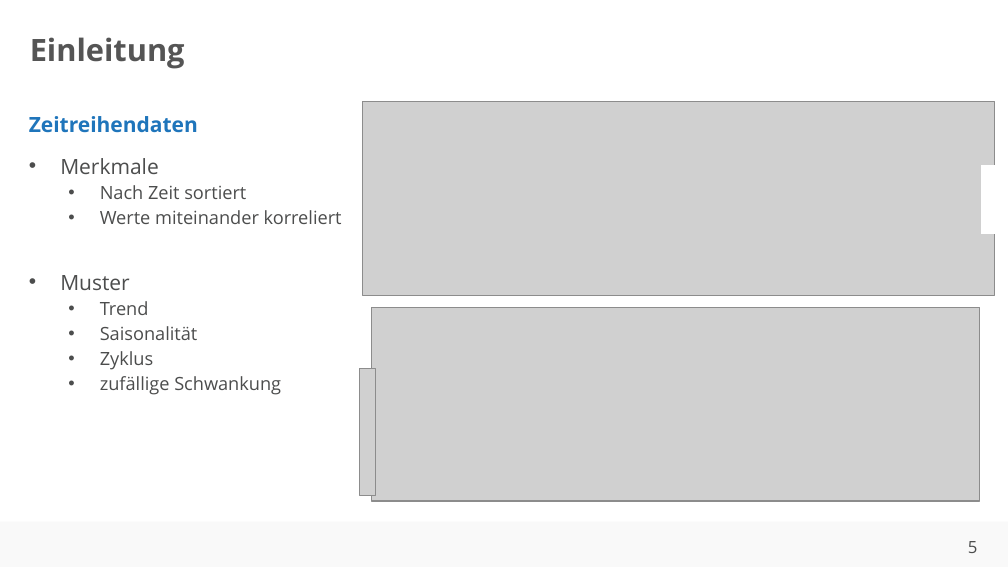
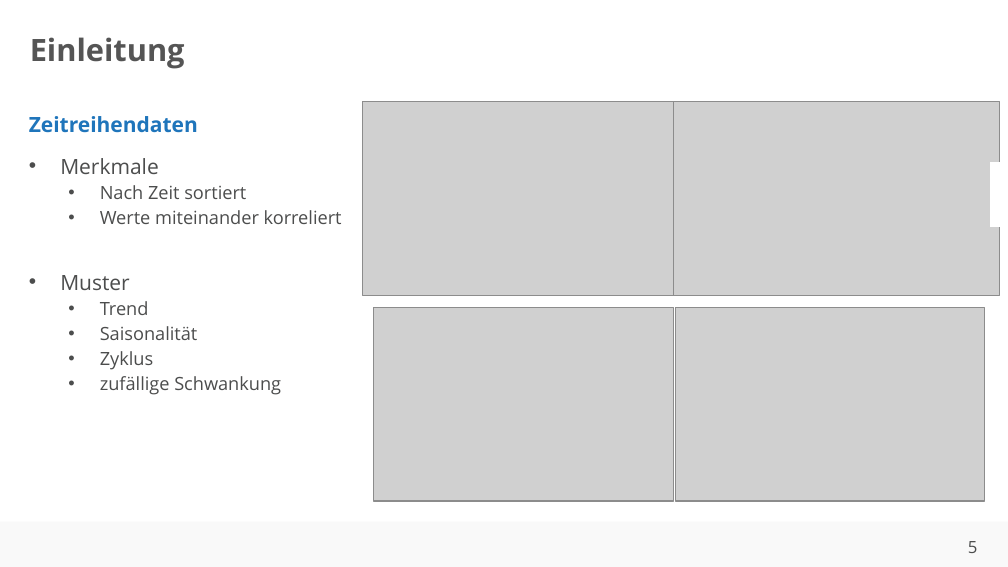
Before and after one commit to ahndavin/Abschlussarbeit_Bachelor, a slide deck: slide 5 of Kolloquium/Kolloquium.pptx. Drawn at 1008x567 pixels with LibreOffice and Linux fonts; fonts in the diff are those of the drawing; grey boxes stand for pictures; background and template pictures are left out. Boxes give left, top, right and bottom in pixels: in the first picture for what was removed or moved away, otherwise in the second. Text is boxed around its words. In the diff, an @@ line names an element or a change of style, - is before the commit and + after.

```diff
--- a/Kolloquium/Kolloquium.pptx
+++ b/Kolloquium/Kolloquium.pptx
@@ picture: place and size @@
-picture at (362,102,995,295)
+picture at (362,102,673,295)
@@ picture added at (674,102,1000,295) @@
@@ rectangle: place and size @@
-rectangle at (982,166,1007,234)
+rectangle at (991,163,999,227)
@@ picture: place and size @@
-picture at (372,307,980,501)
+picture at (374,307,674,501)
@@ picture added at (675,307,984,501) @@
@@ picture removed at (360,369,376,496) @@
```
Also in this commit, not shown: 9 other slides changed, 4 slides added, 1 slide removed.
